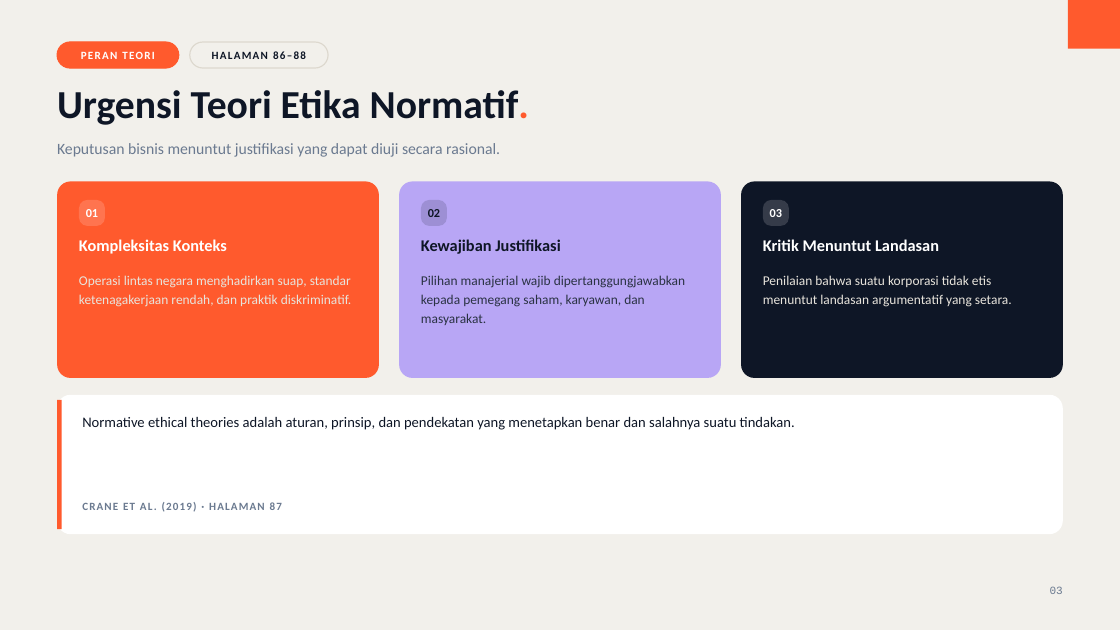
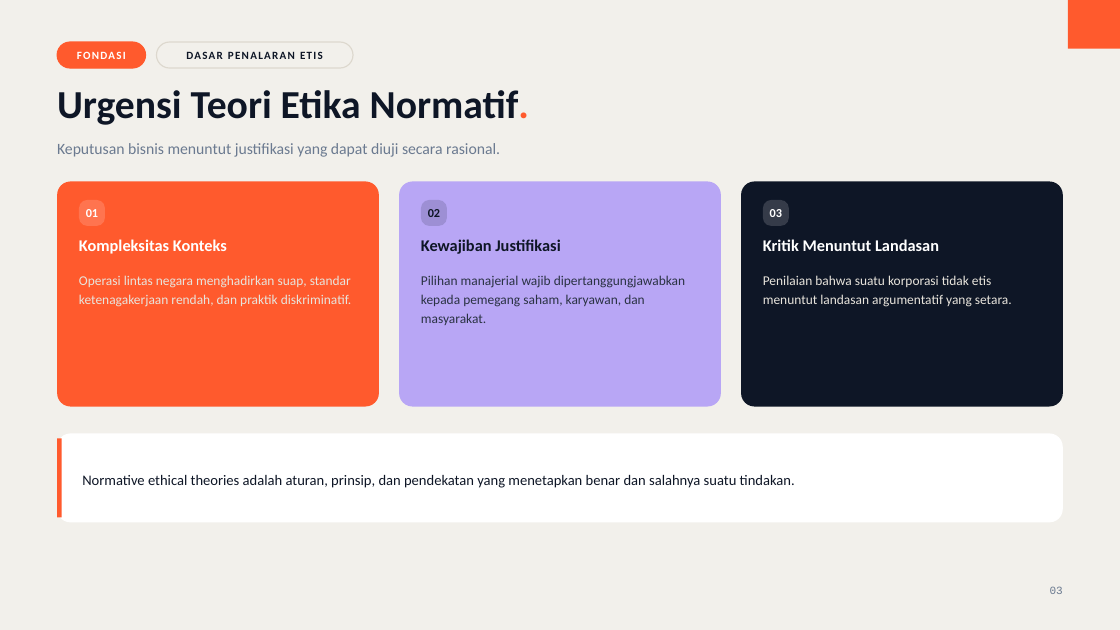
Before and after one commit to aslihabnuri/Dom-Manipulation, a slide deck: slide 3 of business-ethics/chapter-3/decks/Deck-1-Evaluating-Business-Ethics.pptx. Drawn at 1120x630 pixels with LibreOffice and Linux fonts; fonts in the diff are those of the drawing. Boxes give left, top, right and bottom in pixels: in the first picture for what was removed or moved away, otherwise in the second. Text is boxed around its words. In the diff, an @@ line names an element or a change of style, - is before the commit and + after.

```diff
--- a/business-ethics/chapter-3/decks/Deck-1-Evaluating-Business-Ethics.pptx
+++ b/business-ethics/chapter-3/decks/Deck-1-Evaluating-Business-Ethics.pptx
@@ rounded rectangle resized from (x1=57, y1=42, x2=179, y2=68) to (x1=57, y1=42, x2=145, y2=68) @@
@@ text at (x1=57, y1=42, x2=145, y2=68): text changed @@
-PERAN TEORI
+FONDASI
@@ rounded rectangle resized from (x1=190, y1=42, x2=329, y2=68) to (x1=156, y1=42, x2=353, y2=68) @@
@@ text at (x1=212, y1=51, x2=306, y2=59): text changed @@
-HALAMAN 86–88
+DASAR PENALARAN ETIS
@@ rounded rectangle resized from (x1=57, y1=181, x2=379, y2=378) to (x1=57, y1=181, x2=379, y2=407) @@
@@ rounded rectangle resized from (x1=399, y1=181, x2=721, y2=378) to (x1=399, y1=181, x2=721, y2=407) @@
@@ proportions changed in 4 elements at (x1=57, y1=434, x2=1063, y2=523), (x1=57, y1=181, x2=379, y2=407), (x1=399, y1=181, x2=721, y2=407), (x1=741, y1=181, x2=1063, y2=407) @@
@@ rounded rectangle resized from (x1=741, y1=181, x2=1063, y2=378) to (x1=741, y1=181, x2=1063, y2=407) @@
@@ rounded rectangle resized from (x1=57, y1=395, x2=1063, y2=534) to (x1=57, y1=434, x2=1063, y2=523) @@
@@ rectangle resized from (x1=57, y1=400, x2=62, y2=529) to (x1=57, y1=439, x2=62, y2=518) @@
@@ text "Normative ethical theories adalah aturan, ..." moved from (x1=82, y1=417, x2=795, y2=430) to (x1=82, y1=475, x2=795, y2=488) @@
@@ text "Normative ethical theories adalah aturan, ..." at (x1=82, y1=475, x2=795, y2=488): vertical alignment top to middle @@
@@ text removed at (x1=82, y1=502, x2=282, y2=512) @@
-CRANE ET AL. (2019) · HALAMAN 87
```
Also in this commit, not shown: 17 other slides changed, 6 other files.
